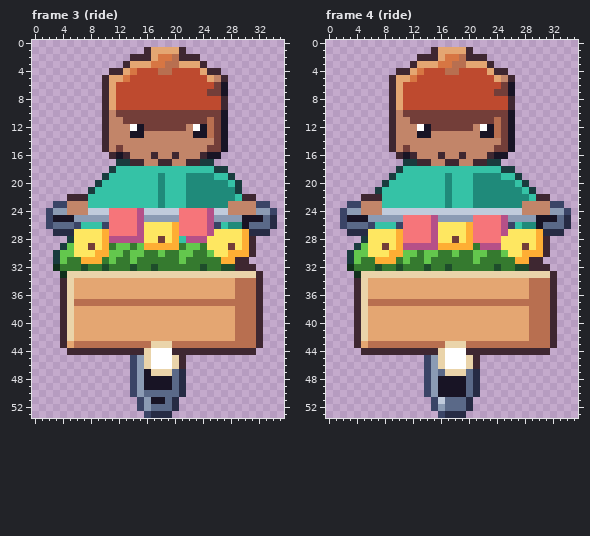
Edited in one commit: pixel-art file (art/hood-markets/cargo-bike@75.aseprite). Above: the version before the commit.
36x54 pixels, 4 frames. Shown: frame 3 (ride), frame 4 (ride). The commit also changed other frames, which this record leaves out.
Once edited:
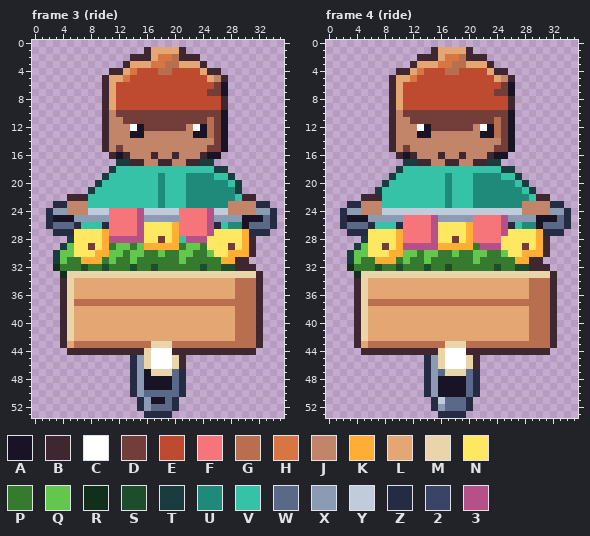
Palette (. is transparent): A #181425  B #3e2731  C #ffffff  D #733e39  E #be4a2f  F #f6757a  G #b86f50  H #d77643  J #c28569  K #feae34  L #e4a672  M #ead4aa  N #fee761  P #357a2f  Q #63c74d  R #11301c  S #1e4d2b  T #193c3e  U #1f8a7a  V #35c2a6  W #5a6988  X #8b9bb4  Y #c0cbdc  Z #262b44  2 #3a4466  3 #b55088
Diff:
--- frame 3 (ride)
@@ x 0..35 @@
 22 .....BBBVVVVVVVVVVUVVVUUUUUUUVBB....
-23 ...22JJJVVVVVVVVVVUVVVUUUUUUJJJJ22..
-24 ..2XXJJJYYYFFFF3YYYYYFFFF3YYJJJJXX2.
-25 ..2AAAXXXXXFFFF3XXXXXFFFF3XXXXAAAWZ.
-26 ..2WWW2VVV2FFFF3NNNNKFFFF32VUUAWWWZ.
+23 ...ZZJJJVVVVVVVVVVUVVVUUUUUUJJJJZZ..
+24 ..ZXXJJJYYYFFFF3YYYYYFFFF3YYJJJJXXZ.
+25 ..ZAAAXXXXXFFFF3XXXXXFFFF3XXXXAAAWZ.
+26 ..ZWWWZVVVZFFFF3NNNNKFFFF3ZVUUAWWWZ.
 27 ...ZZZNNNNKFFFF3NNNNKFFFF3NNNNKZZZ..
@@ x 12..18 @@
 44 BBBBMCC
-45 ..2XMCC
-46 ..2XMCC
-47 ..2XAMM
-48 ..2XAAA
-49 ..2XAAA
-50 ..2XWWW
-51 ...2XAA
-52 ...2XWW
-53 ....2ZZ
+45 ..ZXMCC
+46 ..ZXMCC
+47 ..ZXAMM
+48 ..ZXAAA
+49 ..ZXAAA
+50 ..ZXWWW
+51 ...ZXAA
+52 ...ZXWW
+53 ....ZZZ
--- frame 4 (ride)
@@ x 0..35 @@
 22 .....BBBVVVVVVVVVUVVVUUUUUUUUVBB....
-23 ...22JJJVVVVVVVVVUVVVUUUUUUUJJJJ22..
-24 ..2XXJJJYYYYYYYYYYYYYYYYYYYYJJJJXX2.
-25 ..2AAAXXXXXFFFF3XXXXXFFFF3XXXXAAAWZ.
-26 ..2WWW2VVV2FFFF3NNNNKFFFF32VUUAWWWZ.
+23 ...ZZJJJVVVVVVVVVUVVVUUUUUUUJJJJZZ..
+24 ..ZXXJJJYYYYYYYYYYYYYYYYYYYYJJJJXXZ.
+25 ..ZAAAXXXXXFFFF3XXXXXFFFF3XXXXAAAWZ.
+26 ..ZWWWZVVVZFFFF3NNNNKFFFF3ZVUUAWWWZ.
 27 ...ZZZNNNNKFFFF3NNNNKFFFF3NNNNKZZZ..
@@ x 12..18 @@
 44 BBBBMCC
-45 ..2XMCC
-46 ..2XMCC
-47 ..2XWMM
-48 ..2XAAA
-49 ..2XAAA
-50 ..2XAAA
-51 ...2YWW
-52 ...2XWW
-53 ....2ZZ
+45 ..ZXMCC
+46 ..ZXMCC
+47 ..ZXWMM
+48 ..ZXAAA
+49 ..ZXAAA
+50 ..ZXAAA
+51 ...ZYWW
+52 ...ZXWW
+53 ....ZZZ
